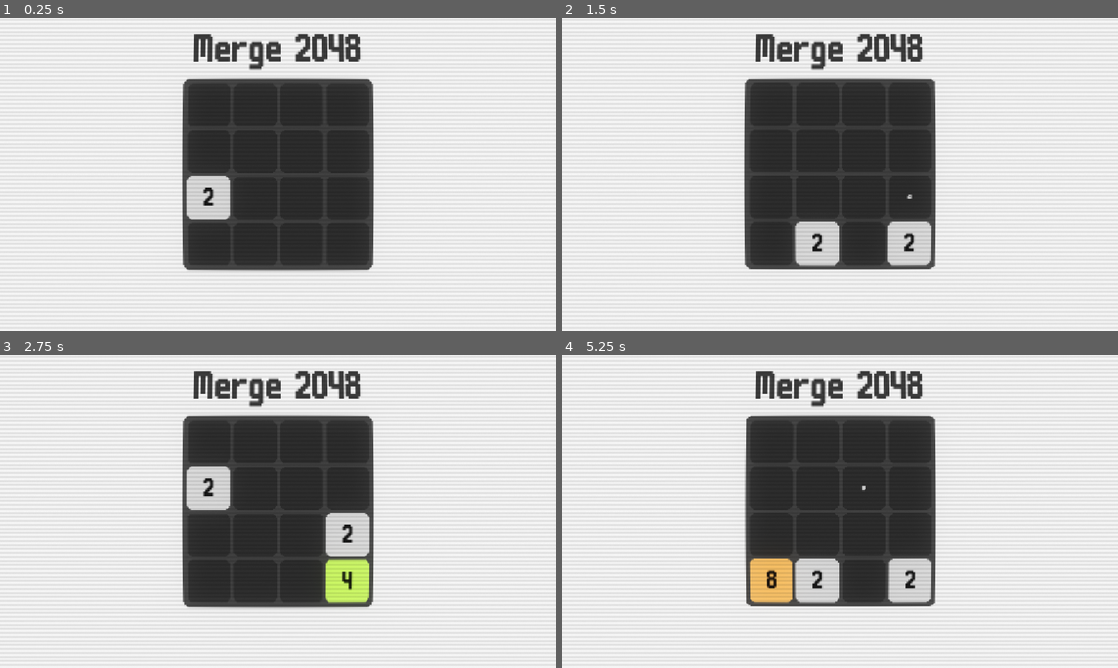
Above: before the commit, frames 1-4 (two rows, left to right).
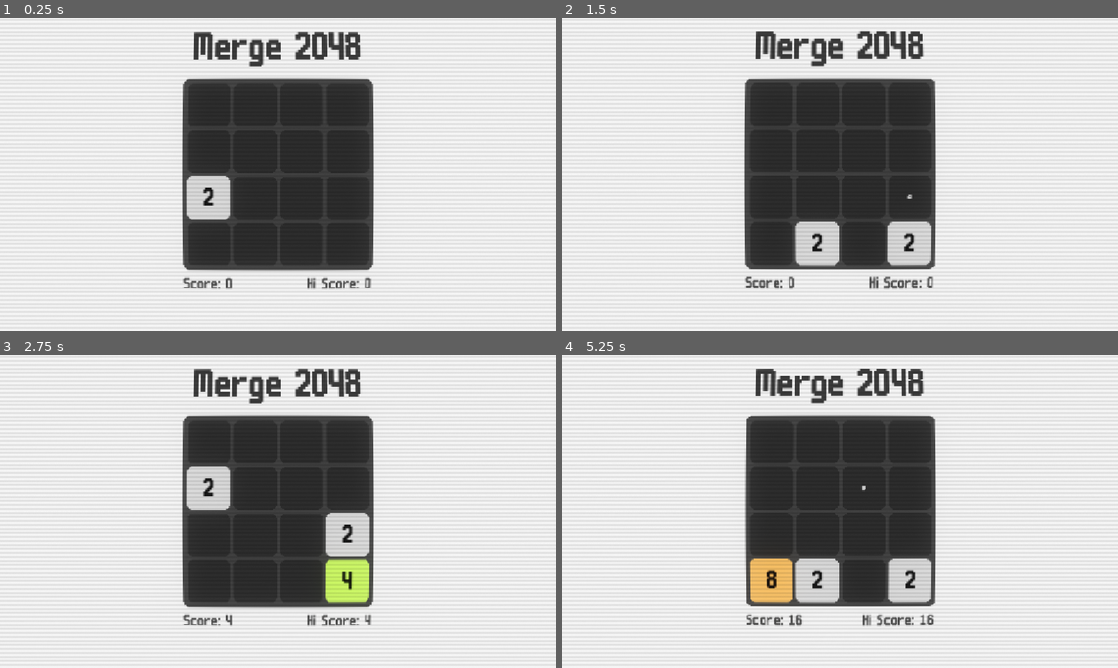
Above: after the commit, the same moments.

Repository: ancoder-games/2048
Game: Godot game, scene res://src/core/main/main.tscn
Two runs of this game, one before a commit and one after it. Both use one fixed random seed, a clock stepped at 60 frames per second and the inputs below. The engine's default icon, where the game draws it, is replaced by a stand-in: a white triangle on a blue panel in a dark square.
Inputs (mouse positions are in pixels of both pictures, inside the frame that each line leads up to):
- Up to frame 1 (0.25 s): no input
- Up to frame 2 (1.5 s): tap Enter (ui_accept) at 0.5, 0.77 s; move the mouse to (962, 158) at 0.52 s; hold Right (right) 0.53-1.28 s; tap Alt at 0.6 s; click (962, 158) at 0.67 s; move the mouse to (728, 190) at 1.27 s; hold Down (down) from 1.28 s (still down); tap Shift at 1.35 s; click (728, 190) at 1.42 s
- Up to frame 3 (2.75 s): tap Enter (ui_accept) at 1.52, 2 s; move the mouse to (333, 442) at 2.02 s; release Down (down) at 2.03 s; hold Right (right) from 2.03 s (still down); tap Alt at 2.1 s; click (333, 442) at 2.17 s
- Up to frame 4 (5.25 s): tap Enter (ui_accept) at 2.75, 3.02, 3.5, 3.77, 4.25, 4.52, 5 s; move the mouse to (812, 574) at 2.77 s; release Right (right) at 2.78 s; hold Up (up) 2.78-3.53 s; tap Shift at 2.85, 4.35 s; click (812, 574) at 2.92 s; move the mouse to (1006, 558) at 3.52 s; hold Left (left) 3.53-5.03 s; tap Alt at 3.6, 5.1 s; click (1006, 558) at 3.67 s; move the mouse to (673, 464) at 4.27 s; click (673, 464) at 4.42 s; move the mouse to (867, 511) at 5.02 s; hold Down (down) from 5.03 s (still down); click (867, 511) at 5.17 s

The runs differ from the first frame. In frame 1, 1.2% of the frame differs, in the area x 32-67%, y 4-87%; in frame 2, 1.6%; in frame 3, 1.2%; in frame 4, 1.6%, in the area x 33-67%, y 4-87%.

Commit message:
game loop and polish

Diff:
--- /dev/null
+++ b/assets/textures/reload.svg
@@ -0,0 +1,3 @@
+<svg xmlns="http://www.w3.org/2000/svg" width="26" height="28" viewBox="11.39 9.507 76.684 82.571" shape-rendering="crispEdges">
+ <path fill="#fff" d="m34.984 89.121v-2.9492h-11.797v-5.8984h-5.8984v-11.797h-5.8984v-35.383h5.8984v-11.797h5.8984l0.003906-2.9453v-2.9453h11.797l-0.003906-2.9492v-2.9492h29.484l0.003906 2.9492v2.9492h5.8984v5.8984h5.8984v-11.797h11.797v35.383h-35.383v-11.797h11.797v-5.8984h-5.8984v-5.8984h-17.695v5.8984h-11.797v11.797h-5.8984v23.594h5.8984v11.797h11.797v5.8984h23.594v-5.8984h11.797v-11.797h11.797v17.695h-5.8984v5.8984h-11.797v5.8984h-35.383z"/>
+</svg>
--- a/src/core/main/main.tscn
+++ b/src/core/main/main.tscn
@@ -41,15 +41,13 @@
 color = Color(0.8392157, 0.8392157, 0.8392157, 1)
 
 [node name="UI" type="CanvasLayer" parent="." unique_id=458845815]
+follow_viewport_enabled = true
 
 [node name="Control" type="Control" parent="UI" unique_id=902442904]
 layout_mode = 3
-anchors_preset = 5
-anchor_left = 0.5
-anchor_right = 0.5
-offset_top = 57.0
-offset_bottom = 57.0
-grow_horizontal = 2
+anchors_preset = 0
+offset_top = -272.0
+offset_bottom = -272.0
 
 [node name="Label" type="Label" parent="UI/Control" unique_id=760805395]
 layout_mode = 1
@@ -72,3 +70,5 @@
 
 [node name="Board" parent="." unique_id=1609651527 instance=ExtResource("4_yfg2f")]
 scale = Vector2(1.4, 1.4)
+
+[node name="CanvasModulate" type="CanvasModulate" parent="." unique_id=140770158]
--- a/src/gameplay/2048/board/board.gd
+++ b/src/gameplay/2048/board/board.gd
@@ -6,14 +6,54 @@
 
 @onready var camera_service: CameraService = Services.get(CameraService.SERVICE_ID)
 
+@onready var anim: AnimationPlayer = %AnimationPlayer
+@onready var retry_button: Button = %RetryButton
+@onready var score_label: Label = %ScoreLabel
+@onready var high_score_label: Label = %HighScoreLabel
+
 var tiles: Array[Tile] = []
+
+var score: int = 0:
+	set(value): score = value; _on_score_updated()
+var high_score: int = 0
+
+var game_over: bool = false
 
 var move_debounce: bool = false
 
+func _on_score_updated() -> void:
+	if !is_node_ready(): return
+
+	if score > high_score:
+		high_score = score
+
+	score_label.text = "Score: %d" % score
+	high_score_label.text = "Hi Score: %d" % high_score
+
+func _on_retry_button_pressed() -> void:
+	anim.play("retry")
+	await anim.animation_finished
+	await get_tree().create_timer(0.2).timeout
+
+	for y: int in 4:
+		for x: int in 4:
+			await get_tile(Vector2i(x, y)).destroy()
+
+	await get_tree().create_timer(0.4).timeout
+
+	add_random_tile(2)
+	score = 0
+	game_over = false
+
 func _ready() -> void:
+	retry_button.pressed.connect(_on_retry_button_pressed)
+
+	_on_score_updated()
 	add_random_tile(2)
 
 func _physics_process(_delta: float) -> void:
+	if game_over: return
+
 	if Input.is_action_just_pressed("down"): apply_move(0)
 	if Input.is_action_just_pressed("right"): apply_move(1)
 	if Input.is_action_just_pressed("up"): apply_move(2)
@@ -57,6 +97,11 @@
 		add_random_tile(2)
 		camera_service.screen_shake(5, 0.05)
 
+	if check_game_over():
+		game_over = true
+		await get_tree().create_timer(1).timeout
+		anim.play("game_over")
+
 func resolve_position(pos: Vector2i) -> Vector2:
 	# return (pos * TILE_SIZE) + ((TILE_SIZE / 2) * Vector2i.ONE) - ((TILE_SIZE * 2) * Vector2.ONE)
 	return Vector2(pos * (TILE_SIZE + SEPARATION)) + Vector2.ONE * (TILE_SIZE / 2.0 - (4 * TILE_SIZE + 3 * SEPARATION) / 2.0)
@@ -72,11 +117,21 @@
 
 	for y: int in 4:
 		for x: int in 4:
-			# print(is_tile_empty(Vector2i(x, y)))
 			if is_tile_empty(Vector2i(x, y)):
 				empty.append(Vector2i(x, y))
 
 	return empty
+
+func get_tiles_can_merge() -> Array[Tile]:
+	var merge: Array[Tile] = []
+
+	for y: int in 4:
+		for x: int in 4:
+			var target: Vector2i = Vector2i(x, y)
+			if !is_tile_empty(target) and get_tile(target).can_merge():
+				merge.append(get_tile(target))
+
+	return merge
 
 func remove_tile(tile: Tile) -> void:
 	tiles.erase(tile)
@@ -93,3 +148,6 @@
 	var tile: Tile = Tile.create(pos, value, self)
 	add_child(tile)
 	tiles.append(tile)
+
+func check_game_over() -> bool:
+	return get_empty_pos().is_empty() and get_tiles_can_merge().is_empty()
--- a/src/gameplay/2048/board/board.tscn
+++ b/src/gameplay/2048/board/board.tscn
@@ -3,6 +3,8 @@
 [ext_resource type="Script" uid="uid://cxqxpwf63dhe0" path="res://src/gameplay/2048/board/board.gd" id="1_8t0ls"]
 [ext_resource type="Texture2D" uid="uid://bkff5rhlbihbp" path="res://icon.svg" id="1_j46bg"]
 [ext_resource type="Texture2D" uid="uid://bhf3wtunn3e2e" path="res://assets/textures/tile_rounded.png" id="3_rmtit"]
+[ext_resource type="FontFile" uid="uid://burmn3lue0ygn" path="res://assets/fonts/m6x11.ttf" id="4_5ttfy"]
+[ext_resource type="Texture2D" uid="uid://c1238ni2vij2s" path="res://assets/textures/reload.svg" id="5_jja56"]
 
 [sub_resource type="StyleBoxTexture" id="StyleBoxTexture_pnotm"]
 texture = ExtResource("3_rmtit")
@@ -17,6 +19,121 @@
 texture_margin_top = 6.0
 texture_margin_right = 6.0
 texture_margin_bottom = 6.0
+
+[sub_resource type="LabelSettings" id="LabelSettings_ankeq"]
+font_size = 24
+font_color = Color(0.2, 0.2, 0.2, 1)
+
+[sub_resource type="StyleBoxFlat" id="StyleBoxFlat_5ttfy"]
+corner_radius_top_left = 10
+corner_radius_top_right = 10
+corner_radius_bottom_right = 10
+corner_radius_bottom_left = 10
+
+[sub_resource type="LabelSettings" id="LabelSettings_h45xw"]
+font = ExtResource("4_5ttfy")
+font_size = 56
+
+[sub_resource type="StyleBoxTexture" id="StyleBoxTexture_jja56"]
+content_margin_left = 12.0
+content_margin_top = 8.0
+content_margin_right = 12.0
+content_margin_bottom = 6.0
+texture = ExtResource("3_rmtit")
+texture_margin_left = 6.0
+texture_margin_top = 6.0
+texture_margin_right = 6.0
+texture_margin_bottom = 6.0
+
+[sub_resource type="Animation" id="Animation_jja56"]
+length = 0.001
+tracks/0/type = "value"
+tracks/0/imported = false
+tracks/0/enabled = true
+tracks/0/path = NodePath(".:visible")
+tracks/0/interp = 1
+tracks/0/loop_wrap = true
+tracks/0/keys = {
+"times": PackedFloat32Array(0),
+"transitions": PackedFloat32Array(1),
+"update": 1,
+"values": [false]
+}
+tracks/1/type = "value"
+tracks/1/imported = false
+tracks/1/enabled = true
+tracks/1/path = NodePath(".:modulate")
+tracks/1/interp = 1
+tracks/1/loop_wrap = true
+tracks/1/keys = {
+"times": PackedFloat32Array(0),
+"transitions": PackedFloat32Array(1),
+"update": 0,
+"values": [Color(1, 1, 1, 1)]
+}
+
+[sub_resource type="Animation" id="Animation_ankeq"]
+resource_name = "appear"
+length = 0.19999999999999998
+tracks/0/type = "value"
+tracks/0/imported = false
+tracks/0/enabled = true
+tracks/0/path = NodePath(".:visible")
+tracks/0/interp = 1
+tracks/0/loop_wrap = true
+tracks/0/keys = {
+"times": PackedFloat32Array(0),
+"transitions": PackedFloat32Array(1),
+"update": 1,
+"values": [true]
+}
+tracks/1/type = "value"
+tracks/1/imported = false
+tracks/1/enabled = true
+tracks/1/path = NodePath(".:modulate")
+tracks/1/interp = 2
+tracks/1/loop_wrap = true
+tracks/1/keys = {
+"times": PackedFloat32Array(0, 0.19999999),
+"transitions": PackedFloat32Array(2, 1),
+"update": 0,
+"values": [Color(1, 1, 1, 0), Color(1, 1, 1, 1)]
+}
+
+[sub_resource type="Animation" id="Animation_xe3on"]
+resource_name = "retry"
+length = 0.19999999999999998
+tracks/0/type = "value"
+tracks/0/imported = false
+tracks/0/enabled = true
+tracks/0/path = NodePath(".:visible")
+tracks/0/interp = 1
+tracks/0/loop_wrap = true
+tracks/0/keys = {
+"times": PackedFloat32Array(0, 0.2),
+"transitions": PackedFloat32Array(1, 1),
+"update": 1,
+"values": [true, false]
+}
+tracks/1/type = "value"
+tracks/1/imported = false
+tracks/1/enabled = true
+tracks/1/path = NodePath(".:modulate")
+tracks/1/interp = 2
+tracks/1/loop_wrap = true
+tracks/1/keys = {
+"times": PackedFloat32Array(0, 0.2),
+"transitions": PackedFloat32Array(1, 2),
+"update": 0,
+"values": [Color(1, 1, 1, 1), Color(1, 1, 1, 0)]
+}
+
+[sub_resource type="AnimationLibrary" id="AnimationLibrary_xe3on"]
+_data = {
+&"RESET": SubResource("Animation_jja56"),
+&"game_over": SubResource("Animation_ankeq"),
+&"retry": SubResource("Animation_xe3on")
+}
 
 [node name="Board" type="Node2D" unique_id=1609651527]
 script = ExtResource("1_8t0ls")
@@ -41,7 +158,7 @@
 grow_vertical = 2
 theme_override_styles/panel = SubResource("StyleBoxTexture_pnotm")
 
-[node name="GridContainer" type="GridContainer" parent="Panel" unique_id=1411221769]
+[node name="Grid" type="GridContainer" parent="Panel" unique_id=1411221769]
 layout_mode = 1
 anchors_preset = 8
 anchor_left = 0.5
@@ -58,98 +175,196 @@
 theme_override_constants/v_separation = 5
 columns = 4
 
-[node name="Panel" type="Panel" parent="Panel/GridContainer" unique_id=928881260]
-self_modulate = Color(0.13755062, 0.13755065, 0.13755062, 1)
-custom_minimum_size = Vector2(64, 64)
-layout_mode = 2
-theme_override_styles/panel = SubResource("StyleBoxTexture_5ttfy")
-
-[node name="Panel2" type="Panel" parent="Panel/GridContainer" unique_id=1836057222]
-self_modulate = Color(0.13755062, 0.13755065, 0.13755062, 1)
-custom_minimum_size = Vector2(64, 64)
-layout_mode = 2
-theme_override_styles/panel = SubResource("StyleBoxTexture_5ttfy")
-
-[node name="Panel3" type="Panel" parent="Panel/GridContainer" unique_id=819736874]
-self_modulate = Color(0.13755062, 0.13755065, 0.13755062, 1)
-custom_minimum_size = Vector2(64, 64)
-layout_mode = 2
-theme_override_styles/panel = SubResource("StyleBoxTexture_5ttfy")
-
-[node name="Panel4" type="Panel" parent="Panel/GridContainer" unique_id=1128623074]
-self_modulate = Color(0.13755062, 0.13755065, 0.13755062, 1)
-custom_minimum_size = Vector2(64, 64)
-layout_mode = 2
-theme_override_styles/panel = SubResource("StyleBoxTexture_5ttfy")
-
-[node name="Panel5" type="Panel" parent="Panel/GridContainer" unique_id=1806999669]
-self_modulate = Color(0.13755062, 0.13755065, 0.13755062, 1)
-custom_minimum_size = Vector2(64, 64)
-layout_mode = 2
-theme_override_styles/panel = SubResource("StyleBoxTexture_5ttfy")
-
-[node name="Panel6" type="Panel" parent="Panel/GridContainer" unique_id=1059617623]
-self_modulate = Color(0.13755062, 0.13755065, 0.13755062, 1)
-custom_minimum_size = Vector2(64, 64)
-layout_mode = 2
-theme_override_styles/panel = SubResource("StyleBoxTexture_5ttfy")
-
-[node name="Panel7" type="Panel" parent="Panel/GridContainer" unique_id=790376180]
-self_modulate = Color(0.13755062, 0.13755065, 0.13755062, 1)
-custom_minimum_size = Vector2(64, 64)
-layout_mode = 2
-theme_override_styles/panel = SubResource("StyleBoxTexture_5ttfy")
-
-[node name="Panel8" type="Panel" parent="Panel/GridContainer" unique_id=1111395909]
-self_modulate = Color(0.13755062, 0.13755065, 0.13755062, 1)
-custom_minimum_size = Vector2(64, 64)
-layout_mode = 2
-theme_override_styles/panel = SubResource("StyleBoxTexture_5ttfy")
-
-[node name="Panel9" type="Panel" parent="Panel/GridContainer" unique_id=1855999901]
-self_modulate = Color(0.13755062, 0.13755065, 0.13755062, 1)
-custom_minimum_size = Vector2(64, 64)
-layout_mode = 2
-theme_override_styles/panel = SubResource("StyleBoxTexture_5ttfy")
-
-[node name="Panel10" type="Panel" parent="Panel/GridContainer" unique_id=1429154505]
-self_modulate = Color(0.13755062, 0.13755065, 0.13755062, 1)
-custom_minimum_size = Vector2(64, 64)
-layout_mode = 2
-theme_override_styles/panel = SubResource("StyleBoxTexture_5ttfy")
-
-[node name="Panel11" type="Panel" parent="Panel/GridContainer" unique_id=213672254]
-self_modulate = Color(0.13755062, 0.13755065, 0.13755062, 1)
-custom_minimum_size = Vector2(64, 64)
-layout_mode = 2
-theme_override_styles/panel = SubResource("StyleBoxTexture_5ttfy")
-
-[node name="Panel12" type="Panel" parent="Panel/GridContainer" unique_id=1168844270]
-self_modulate = Color(0.13755062, 0.13755065, 0.13755062, 1)
-custom_minimum_size = Vector2(64, 64)
-layout_mode = 2
-theme_override_styles/panel = SubResource("StyleBoxTexture_5ttfy")
-
-[node name="Panel13" type="Panel" parent="Panel/GridContainer" unique_id=260129381]
-self_modulate = Color(0.13755062, 0.13755065, 0.13755062, 1)
-custom_minimum_size = Vector2(64, 64)
-layout_mode = 2
-theme_override_styles/panel = SubResource("StyleBoxTexture_5ttfy")
-
-[node name="Panel14" type="Panel" parent="Panel/GridContainer" unique_id=653039307]
-self_modulate = Color(0.13755062, 0.13755065, 0.13755062, 1)
-custom_minimum_size = Vector2(64, 64)
-layout_mode = 2
-theme_override_styles/panel = SubResource("StyleBoxTexture_5ttfy")
-
-[node name="Panel15" type="Panel" parent="Panel/GridContainer" unique_id=2098650598]
-self_modulate = Color(0.13755062, 0.13755065, 0.13755062, 1)
-custom_minimum_size = Vector2(64, 64)
-layout_mode = 2
-theme_override_styles/panel = SubResource("StyleBoxTexture_5ttfy")
-
-[node name="Panel16" type="Panel" parent="Panel/GridContainer" unique_id=173918440]
-self_modulate = Color(0.13755062, 0.13755065, 0.13755062, 1)
-custom_minimum_size = Vector2(64, 64)
-layout_mode = 2
-theme_override_styles/panel = SubResource("StyleBoxTexture_5ttfy")
+[node name="Panel" type="Panel" parent="Panel/Grid" unique_id=928881260]
+self_modulate = Color(0.13755062, 0.13755065, 0.13755062, 1)
+custom_minimum_size = Vector2(64, 64)
+layout_mode = 2
+theme_override_styles/panel = SubResource("StyleBoxTexture_5ttfy")
+
+[node name="Panel2" type="Panel" parent="Panel/Grid" unique_id=1836057222]
+self_modulate = Color(0.13755062, 0.13755065, 0.13755062, 1)
+custom_minimum_size = Vector2(64, 64)
+layout_mode = 2
+theme_override_styles/panel = SubResource("StyleBoxTexture_5ttfy")
+
+[node name="Panel3" type="Panel" parent="Panel/Grid" unique_id=819736874]
+self_modulate = Color(0.13755062, 0.13755065, 0.13755062, 1)
+custom_minimum_size = Vector2(64, 64)
+layout_mode = 2
+theme_override_styles/panel = SubResource("StyleBoxTexture_5ttfy")
+
+[node name="Panel4" type="Panel" parent="Panel/Grid" unique_id=1128623074]
+self_modulate = Color(0.13755062, 0.13755065, 0.13755062, 1)
+custom_minimum_size = Vector2(64, 64)
+layout_mode = 2
+theme_override_styles/panel = SubResource("StyleBoxTexture_5ttfy")
+
+[node name="Panel5" type="Panel" parent="Panel/Grid" unique_id=1806999669]
+self_modulate = Color(0.13755062, 0.13755065, 0.13755062, 1)
+custom_minimum_size = Vector2(64, 64)
+layout_mode = 2
+theme_override_styles/panel = SubResource("StyleBoxTexture_5ttfy")
+
+[node name="Panel6" type="Panel" parent="Panel/Grid" unique_id=1059617623]
+self_modulate = Color(0.13755062, 0.13755065, 0.13755062, 1)
+custom_minimum_size = Vector2(64, 64)
+layout_mode = 2
+theme_override_styles/panel = SubResource("StyleBoxTexture_5ttfy")
+
+[node name="Panel7" type="Panel" parent="Panel/Grid" unique_id=790376180]
+self_modulate = Color(0.13755062, 0.13755065, 0.13755062, 1)
+custom_minimum_size = Vector2(64, 64)
+layout_mode = 2
+theme_override_styles/panel = SubResource("StyleBoxTexture_5ttfy")
+
+[node name="Panel8" type="Panel" parent="Panel/Grid" unique_id=1111395909]
+self_modulate = Color(0.13755062, 0.13755065, 0.13755062, 1)
+custom_minimum_size = Vector2(64, 64)
+layout_mode = 2
+theme_override_styles/panel = SubResource("StyleBoxTexture_5ttfy")
+
+[node name="Panel9" type="Panel" parent="Panel/Grid" unique_id=1855999901]
+self_modulate = Color(0.13755062, 0.13755065, 0.13755062, 1)
+custom_minimum_size = Vector2(64, 64)
+layout_mode = 2
+theme_override_styles/panel = SubResource("StyleBoxTexture_5ttfy")
+
+[node name="Panel10" type="Panel" parent="Panel/Grid" unique_id=1429154505]
+self_modulate = Color(0.13755062, 0.13755065, 0.13755062, 1)
+custom_minimum_size = Vector2(64, 64)
+layout_mode = 2
+theme_override_styles/panel = SubResource("StyleBoxTexture_5ttfy")
+
+[node name="Panel11" type="Panel" parent="Panel/Grid" unique_id=213672254]
+self_modulate = Color(0.13755062, 0.13755065, 0.13755062, 1)
+custom_minimum_size = Vector2(64, 64)
+layout_mode = 2
+theme_override_styles/panel = SubResource("StyleBoxTexture_5ttfy")
+
+[node name="Panel12" type="Panel" parent="Panel/Grid" unique_id=1168844270]
+self_modulate = Color(0.13755062, 0.13755065, 0.13755062, 1)
+custom_minimum_size = Vector2(64, 64)
+layout_mode = 2
+theme_override_styles/panel = SubResource("StyleBoxTexture_5ttfy")
+
+[node name="Panel13" type="Panel" parent="Panel/Grid" unique_id=260129381]
+self_modulate = Color(0.13755062, 0.13755065, 0.13755062, 1)
+custom_minimum_size = Vector2(64, 64)
+layout_mode = 2
+theme_override_styles/panel = SubResource("StyleBoxTexture_5ttfy")
+
+[node name="Panel14" type="Panel" parent="Panel/Grid" unique_id=653039307]
+self_modulate = Color(0.13755062, 0.13755065, 0.13755062, 1)
+custom_minimum_size = Vector2(64, 64)
+layout_mode = 2
+theme_override_styles/panel = SubResource("StyleBoxTexture_5ttfy")
+
+[node name="Panel15" type="Panel" parent="Panel/Grid" unique_id=2098650598]
+self_modulate = Color(0.13755062, 0.13755065, 0.13755062, 1)
+custom_minimum_size = Vector2(64, 64)
+layout_mode = 2
+theme_override_styles/panel = SubResource("StyleBoxTexture_5ttfy")
+
+[node name="Panel16" type="Panel" parent="Panel/Grid" unique_id=173918440]
+self_modulate = Color(0.13755062, 0.13755065, 0.13755062, 1)
+custom_minimum_size = Vector2(64, 64)
+layout_mode = 2
+theme_override_styles/panel = SubResource("StyleBoxTexture_5ttfy")
+
+[node name="Score" type="Control" parent="Panel" unique_id=1269981328]
+layout_mode = 1
+anchors_preset = 14
+anchor_top = 0.5
+anchor_right = 1.0
+anchor_bottom = 0.5
+offset_top = 164.0
+offset_bottom = 164.0
+grow_horizontal = 2
+grow_vertical = 2
+
+[node name="HBoxContainer" type="HBoxContainer" parent="Panel/Score" unique_id=611539947]
+layout_mode = 1
+anchors_preset = 15
+anchor_right = 1.0
+anchor_bottom = 1.0
+grow_horizontal = 2
+grow_vertical = 2
+
+[node name="ScoreLabel" type="Label" parent="Panel/Score/HBoxContainer" unique_id=2117318955]
+unique_name_in_owner = true
+layout_mode = 2
+size_flags_horizontal = 3
+text = "Score:"
+label_settings = SubResource("LabelSettings_ankeq")
+
+[node name="HighScoreLabel" type="Label" parent="Panel/Score/HBoxContainer" unique_id=1595984473]
+unique_name_in_owner = true
+layout_mode = 2
+size_flags_horizontal = 10
+text = "Hi Score:"
+label_settings = SubResource("LabelSettings_ankeq")
+
+[node name="GameOver" type="Panel" parent="." unique_id=2135744999]
+visible = false
+self_modulate = Color(0.32, 0.32, 0.32, 0.5411765)
+z_index = 100
+custom_minimum_size = Vector2(284, 284)
+anchors_preset = 15
+anchor_right = 1.0
+anchor_bottom = 1.0
+grow_horizontal = 2
+grow_vertical = 2
+theme_override_styles/panel = SubResource("StyleBoxFlat_5ttfy")
+
+[node name="VBoxContainer" type="VBoxContainer" parent="GameOver" unique_id=211591699]
+layout_mode = 1
+anchors_preset = 8
+anchor_left = 0.5
+anchor_top = 0.5
+anchor_right = 0.5
+anchor_bottom = 0.5
+offset_left = -94.5
+offset_top = -46.0
+offset_right = 94.5
+offset_bottom = 46.0
+grow_horizontal = 2
+grow_vertical = 2
+theme_override_constants/separation = 10
+
+[node name="GameOver" type="Label" parent="GameOver/VBoxContainer" unique_id=2052342646]
+layout_mode = 2
+text = "Game Over"
+label_settings = SubResource("LabelSettings_h45xw")
+horizontal_alignment = 1
+vertical_alignment = 1
+
+[node name="RetryButton" type="Button" parent="GameOver/VBoxContainer" unique_id=1048435802]
+unique_name_in_owner = true
+layout_mode = 2
+size_flags_horizontal = 4
+mouse_default_cursor_shape = 2
+theme_override_colors/font_color = Color(0.2, 0.2, 0.2, 1)
+theme_override_colors/font_focus_color = Color(0.2, 0.2, 0.2, 1)
+theme_override_colors/font_pressed_color = Color(0.2, 0.2, 0.2, 1)
+theme_override_colors/font_hover_color = Color(0.28485027, 0.28485027, 0.28485027, 1)
+theme_override_colors/font_hover_pressed_color = Color(0.096204825, 0.09620472, 0.096204735, 1)
+theme_override_colors/icon_normal_color = Color(0.2, 0.2, 0.2, 1)
+theme_override_colors/icon_focus_color = Color(0.2, 0.2, 0.2, 1)
+theme_override_colors/icon_pressed_color = Color(0.2, 0.2, 0.2, 1)
+theme_override_colors/icon_hover_color = Color(0.28627452, 0.28627452, 0.28627452, 1)
+theme_override_colors/icon_hover_pressed_color = Color(0.09803922, 0.09803922, 0.09803922, 1)
+theme_override_constants/h_separation = 8
+theme_override_constants/icon_max_width = 24
+theme_override_styles/normal = SubResource("StyleBoxTexture_jja56")
+theme_override_styles/pressed = SubResource("StyleBoxTexture_jja56")
+theme_override_styles/hover = SubResource("StyleBoxTexture_jja56")
+theme_override_styles/disabled = SubResource("StyleBoxTexture_jja56")
+theme_override_styles/focus = SubResource("StyleBoxTexture_jja56")
+text = "Retry"
+icon = ExtResource("5_jja56")
+
+[node name="AnimationPlayer" type="AnimationPlayer" parent="GameOver" unique_id=867992399]
+unique_name_in_owner = true
+libraries/ = SubResource("AnimationLibrary_xe3on")
+
+[node name="Camera2D" type="Camera2D" parent="." unique_id=832149438]
--- a/src/gameplay/2048/tile/tile.gd
+++ b/src/gameplay/2048/tile/tile.gd
@@ -79,6 +79,19 @@
 	_tile_pos_updated(false)
 	_tile_value_updated()
 
+func destroy() -> void:
+	anim.play("destroy")
+	await anim.animation_finished
+	board.remove_tile(self)
+
+func can_merge() -> bool:
+	for dir: Vector2i in DIRECTIONS.values():
+		var test_pos: Vector2i = tile_pos + dir
+		if test_pos.x >= 0 and test_pos.x <= 3 and test_pos.y >= 0 and test_pos.y <= 3:
+			if !board.is_tile_empty(test_pos) and board.get_tile(test_pos).value == value:
+				return true
+	return false
+
 func move(dir: int) -> bool:
 	var moved: bool = false
 
@@ -95,6 +108,7 @@
 				moved = true
 				board.get_tile(target).to_play_merge = true
 				board.get_tile(target).value *= 2
+				board.score += board.get_tile(target).value
 			break
 
 	tile_pos = new_pos
--- a/src/gameplay/2048/tile/tile.tscn
+++ b/src/gameplay/2048/tile/tile.tscn
@@ -38,6 +38,22 @@
 "values": [Vector2(0.001, 0.001), Vector2(1.01, 1.01)]
 }
 
+[sub_resource type="Animation" id="Animation_w7oaq"]
+resource_name = "destroy"
+length = 0.19999999999999998
+tracks/0/type = "value"
+tracks/0/imported = false
+tracks/0/enabled = true
+tracks/0/path = NodePath(".:scale")
+tracks/0/interp = 2
+tracks/0/loop_wrap = true
+tracks/0/keys = {
+"times": PackedFloat32Array(0, 0.06666667, 0.19999999),
+"transitions": PackedFloat32Array(0.5, 2, 1),
+"update": 0,
+"values": [Vector2(1.01, 1.01), Vector2(1.2, 1.2), Vector2(0.001, 0.001)]
+}
+
 [sub_resource type="Animation" id="Animation_tm5u5"]
 resource_name = "merge"
 length = 0.19999999999999998
@@ -58,6 +74,7 @@
 _data = {
 &"RESET": SubResource("Animation_1k2ii"),
 &"appear": SubResource("Animation_pnotm"),
+&"destroy": SubResource("Animation_w7oaq"),
 &"merge": SubResource("Animation_tm5u5")
 }
 
--- a/src/gameplay/post_processing/post_processing.tscn
+++ b/src/gameplay/post_processing/post_processing.tscn
@@ -23,3 +23,4 @@
 anchor_bottom = 1.0
 grow_horizontal = 2
 grow_vertical = 2
+mouse_filter = 2
Not shown, added: assets/textures/reload.svg.import
